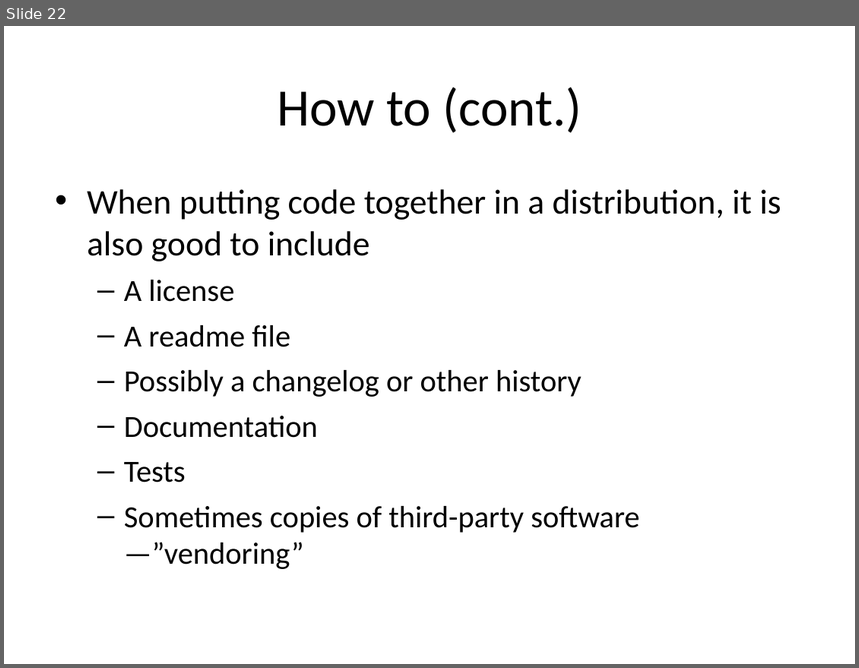
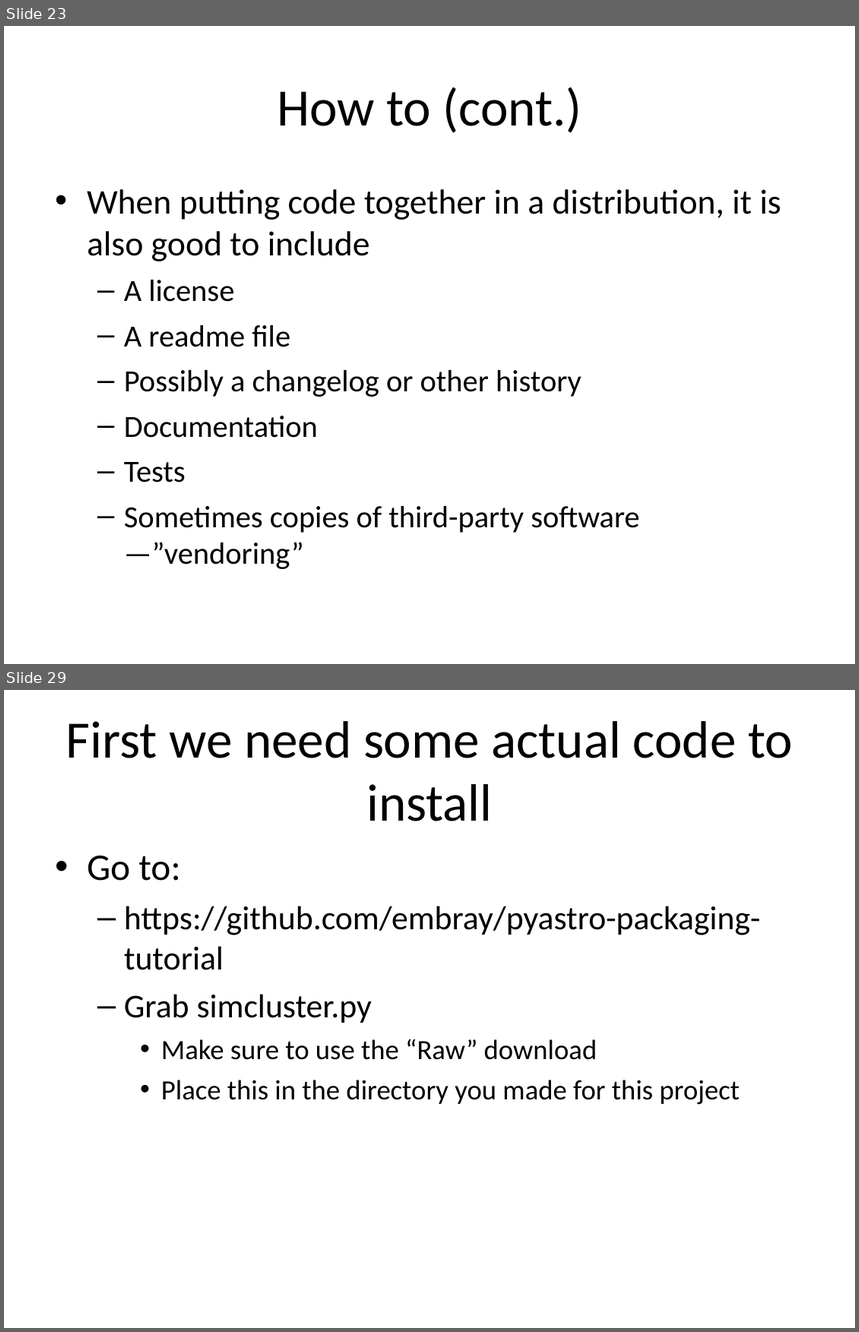
Before and after one commit to embray/pyastro-packaging-tutorial, a slide deck: packaging.ppt. Shown one above the other, each under a label of ours: slide 22 before the commit, slides 23 and 29 after it; the slides between them are not shown. The pictures are 859x668 and 859x1332 pixels, drawn with LibreOffice and Linux fonts; fonts in the diff are those of the drawing. Boxes give left, top, right and bottom in pixels: in the first picture for what was removed or moved away, otherwise in the second. Text is boxed around its words. In the diff, an @@ line names an element or a change of style, - is before the commit and + after.

```diff
--- a/packaging.ppt
+++ b/packaging.ppt
@@ slide 29 added at (x1=4, y1=690, x2=855, y2=1328), background #FFFFFF @@
@@ title added at (x1=66, y1=721, x2=793, y2=821), 49 pt, text #000000 @@
+First we need some actual code to install
@@ text added at (x1=87, y1=856, x2=761, y2=1105), 26 pt, text #000000 @@
+• Go to:
+  – https://github.com/embray/pyastro-packaging-tutorial
+  – Grab simcluster.py
+    • Make sure to use the “Raw” download
+    • Place this in the directory you made for this project
@@ what was slide 22 is now slide 23 @@
```
Also in this commit, not shown: 14 other slides added.
